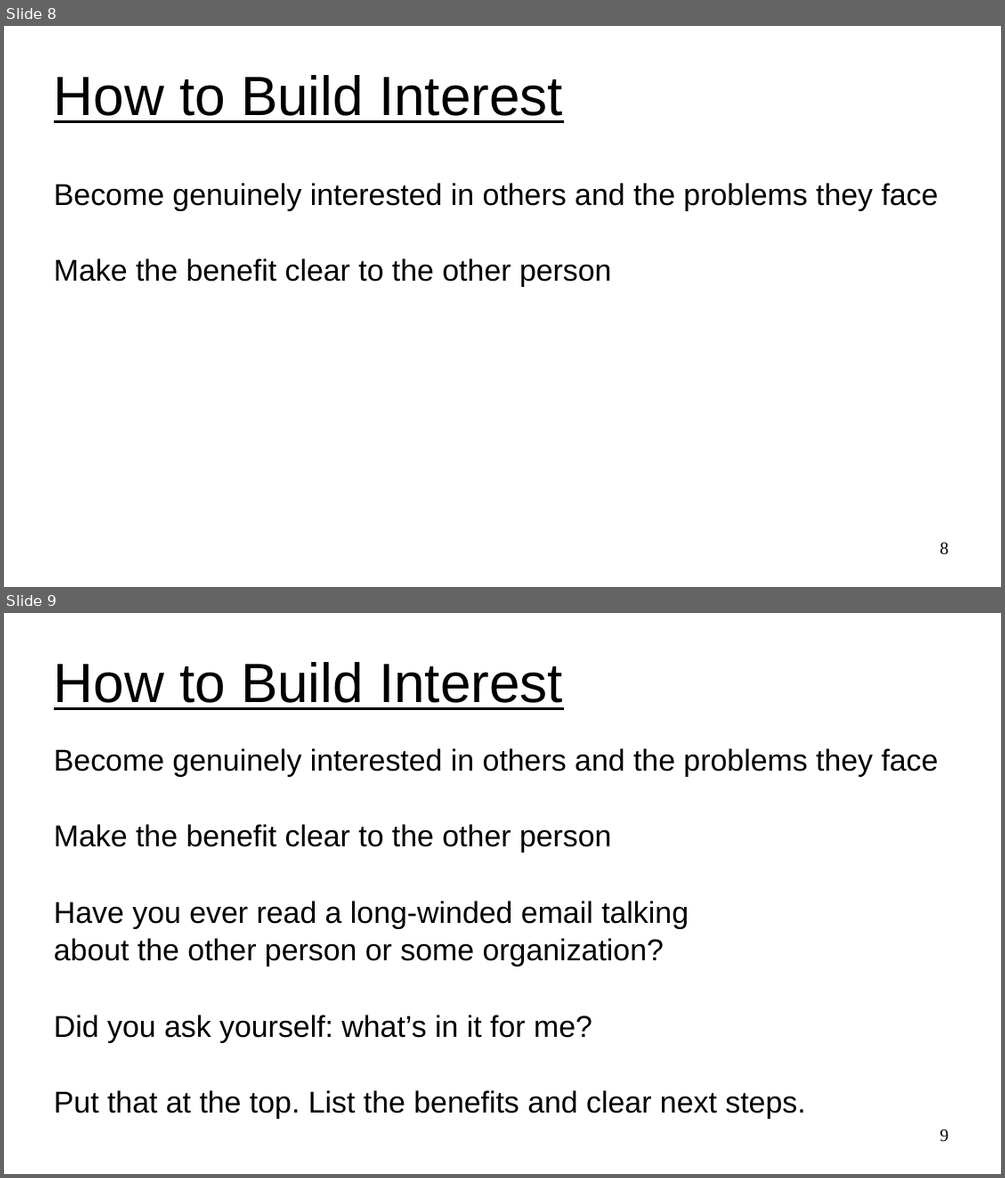
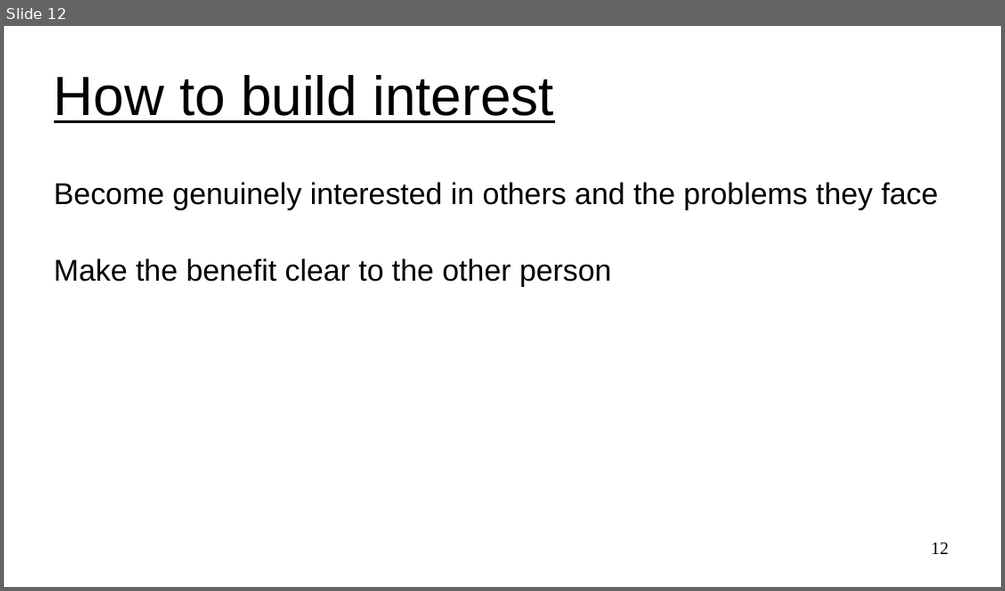
Before and after one commit to UVADS/ds6011, a slide deck: 05_influence.ppt. Shown one above the other, each under a label of ours: slides 8 and 9 before the commit, slide 12 after it. The pictures are 1005x1178 and 1005x591 pixels, drawn with LibreOffice and Linux fonts; fonts in the diff are those of the drawing. Boxes give left, top, right and bottom in pixels: in the first picture for what was removed or moved away, otherwise in the second. Text is boxed around its words. In the diff, an @@ line names an element or a change of style, - is before the commit and + after.

```diff
--- a/05_influence.ppt
+++ b/05_influence.ppt
@@ slide 9 removed at (4,613,1001,1174), background #FFFFFF @@
@@ title removed at (54,662,563,710) @@
-How to Build Interest
@@ subtitle removed at (54,748,938,1119) @@
-Become genuinely interested in others and the problems they face
-Make the benefit clear to the other person
-Have you ever read a long-winded email talking
-about the other person or some organization?
-Did you ask yourself: what’s in it for me?
-Put that at the top. List the benefits and clear next steps.
@@ page number removed at (939,1129,948,1142) @@
-9
@@ what was slide 8 is now slide 12 @@
@@ slide 12 changed as well @@
@@ title at (54,75,553,123): text changed @@
-How to Build Interest
+How to build interest
@@ page number at (930,542,948,554): text changed @@
-8
+12
```
Also in this commit, not shown: 4 other slides changed, 6 slides added, 1 other slide removed, 1 other file.
